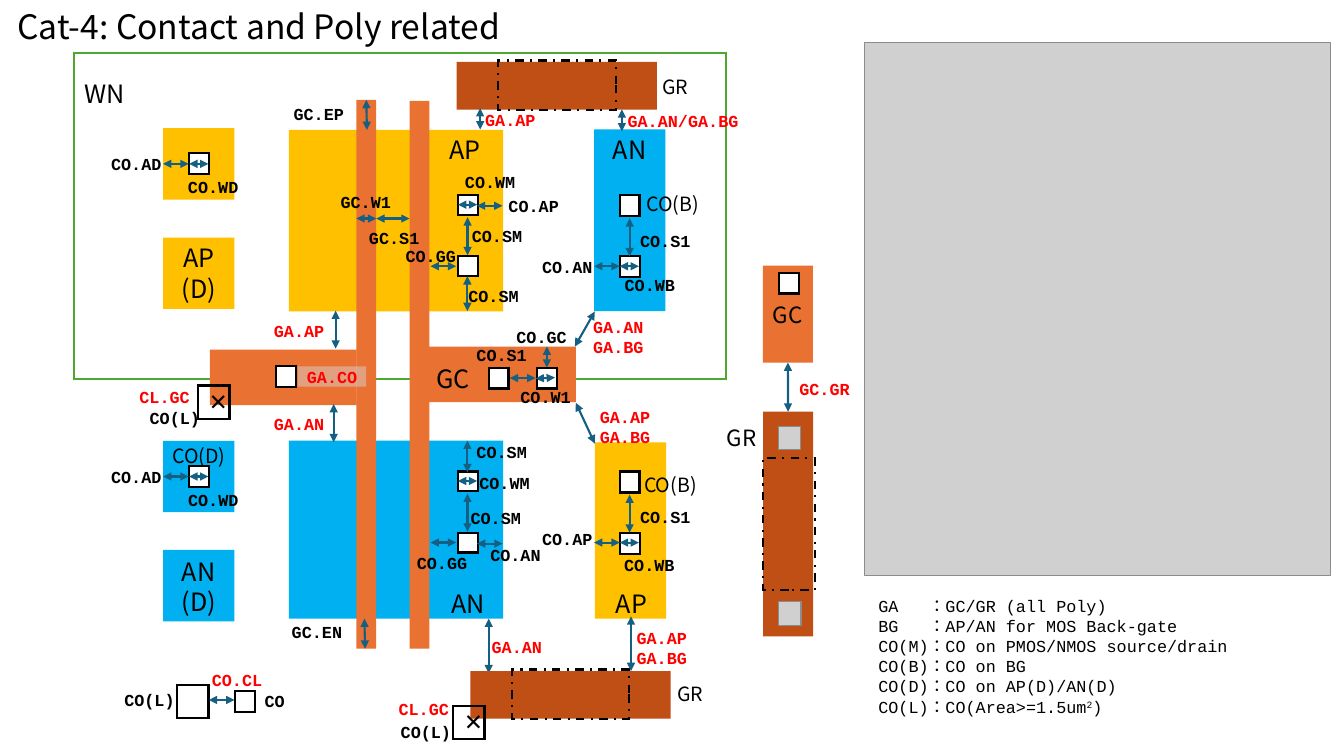
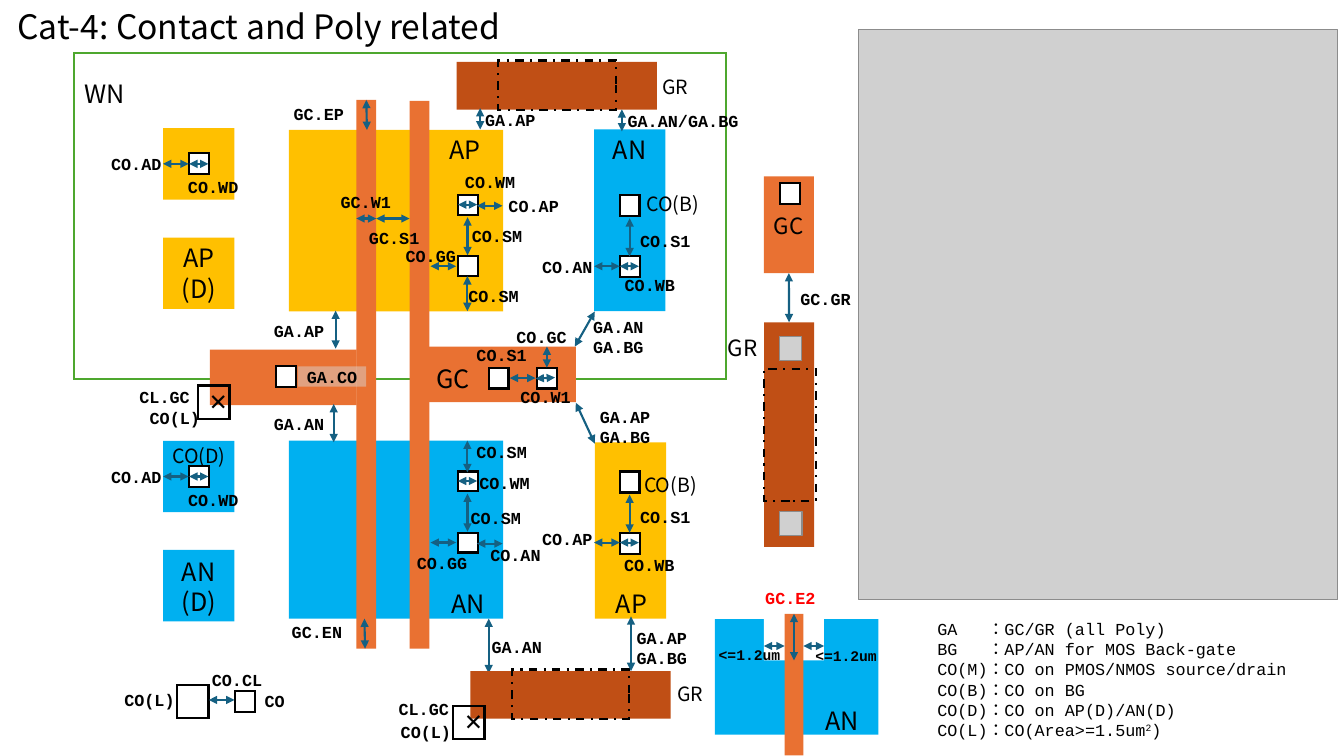
Before and after one commit to OpenSUSI/TR-1um, a slide deck: slide 6 of Document/TR-1um_DRC_summary.pptx. Drawn at 1344x756 pixels with LibreOffice and Linux fonts; fonts in the diff are those of the drawing; grey boxes stand for pictures; background and template pictures are left out. Boxes give left, top, right and bottom in pixels: in the first picture for what was removed or moved away, otherwise in the second. Text is boxed around its words. In the diff, an @@ line names an element or a change of style, - is before the commit and + after.

```diff
--- a/Document/TR-1um_DRC_summary.pptx
+++ b/Document/TR-1um_DRC_summary.pptx
@@ picture resized from (x1=865, y1=43, x2=1331, y2=576) to (x1=859, y1=30, x2=1338, y2=600) @@
@@ 4 rectangles, 3 texts, 2 pictures, 1 double arrow moved together from (x1=727, y1=266, x2=849, y2=637) to (x1=728, y1=176, x2=850, y2=547) @@
@@ text colour #FF0000 to #000000 in 13 elements at (x1=274, y1=325, x2=324, y2=337), (x1=274, y1=418, x2=324, y2=430), (x1=492, y1=641, x2=542, y2=653), (x1=637, y1=632, x2=687, y2=664), (x1=485, y1=114, x2=535, y2=131), (x1=628, y1=115, x2=739, y2=133), (x1=593, y1=321, x2=643, y2=353), (x1=600, y1=411, x2=650, y2=443), (x1=297, y1=366, x2=366, y2=386), (x1=212, y1=674, x2=262, y2=692), (x1=139, y1=391, x2=189, y2=403), (x1=399, y1=703, x2=449, y2=715), (x1=800, y1=293, x2=850, y2=305) @@
@@ text added at (x1=765, y1=592, x2=815, y2=604), 12 pt, text #FF0000, bold @@
+GC.E2
@@ rectangle added at (x1=715, y1=619, x2=878, y2=735), fill #00B0F0 @@
@@ rectangle added at (x1=764, y1=619, x2=824, y2=660), fill #FFFFFF @@
@@ rectangle added at (x1=784, y1=614, x2=804, y2=756), fill #E97132 @@
@@ double arrow added from (795, 614) to (795, 660), #156082 1.5 pt @@
@@ text "GA ：GC/GR (all Poly)" moved from (x1=878, y1=600, x2=1228, y2=717) to (x1=937, y1=623, x2=1287, y2=740) @@
@@ text added at (x1=719, y1=649, x2=780, y2=661), 10.5 pt, text #000000, bold @@
+<=1.2um
@@ double arrow added from (784, 646) to (764, 646), #156082 1.5 pt @@
@@ double arrow added from (825, 646) to (804, 646), #156082 1.5 pt @@
@@ text added at (x1=815, y1=650, x2=876, y2=661), 10.5 pt, text #000000, bold @@
+<=1.2um
@@ text added at (x1=825, y1=711, x2=859, y2=736), 18 pt, text #000000 @@
+AN
```
Also in this commit, not shown: 6 other slides changed, 9 slides added, 1 other file.
